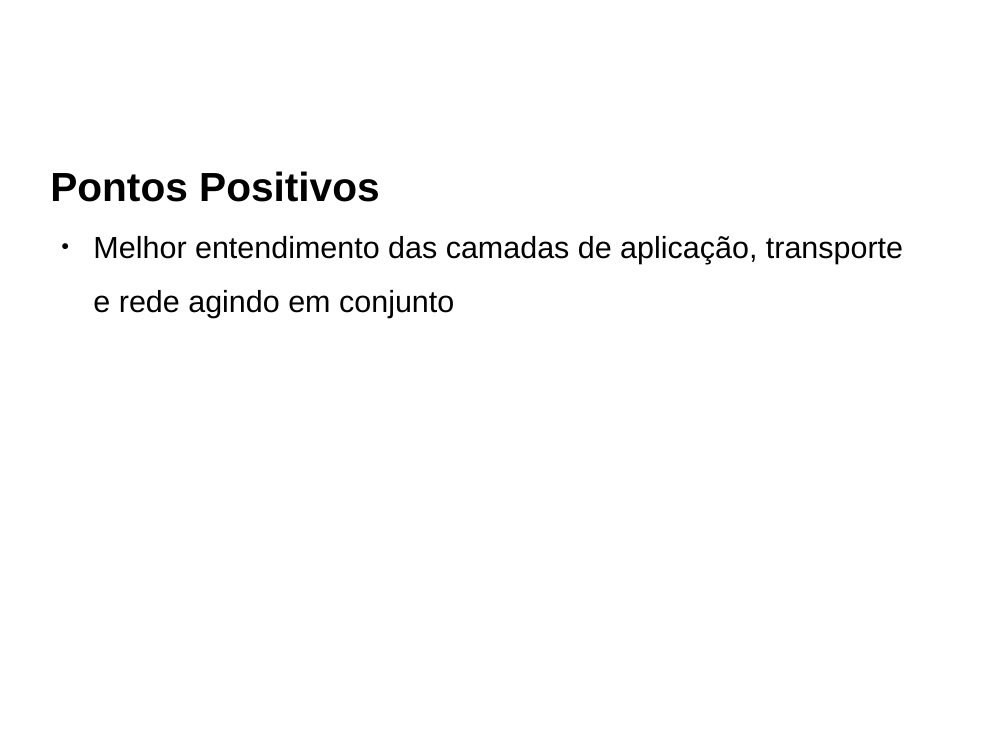
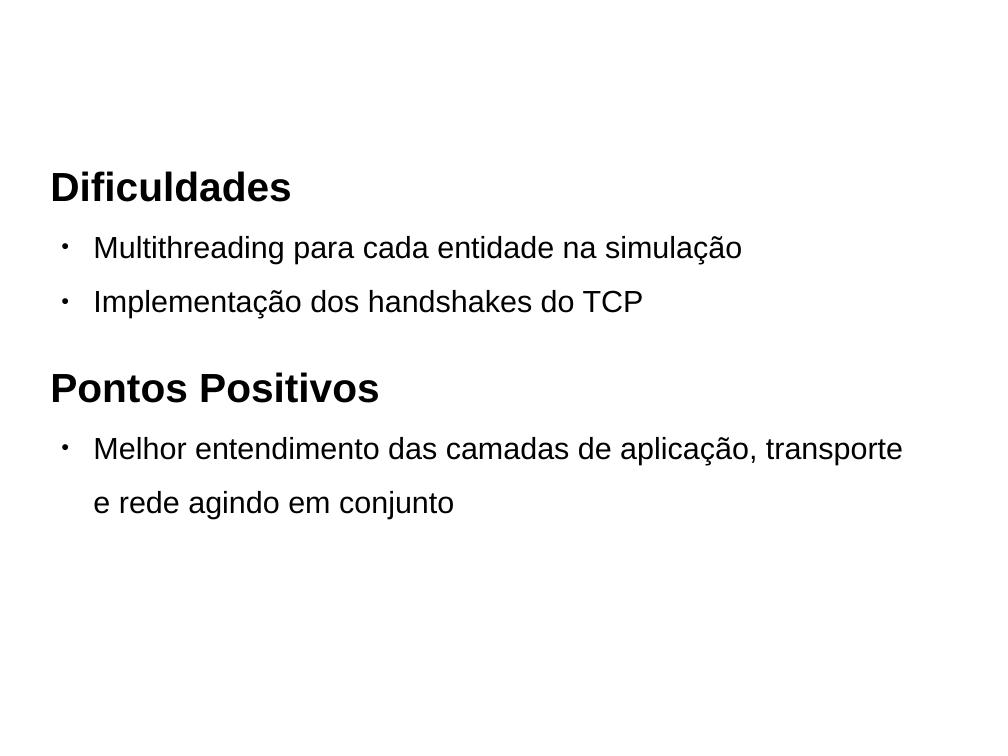
Before and after one commit to redes-2015/simula-rede, a slide deck: slide 9 of slides/slides.odp. Drawn at 1008x756 pixels with LibreOffice and Linux fonts; fonts in the diff are those of the drawing; background and template pictures are left out. Boxes give left, top, right and bottom in pixels: in the first picture for what was removed or moved away, otherwise in the second. Text is boxed around its words. In the diff, an @@ line names an element or a change of style, - is before the commit and + after.

Commit message:
Adicionado slide-capa
- Junção do slide de dificuldades com o dos pontos positivos

```diff
--- a/slides/slides.odp
+++ b/slides/slides.odp
@@ text added at <box>50,171,742,318</box>, 24 pt, text #000000 @@
+Dificuldades
+● Multithreading para cada entidade na simulação
+● Implementação dos handshakes do TCP
@@ text "Pontos Positivos": place and size @@
-text "Pontos Positivos" at <box>50,171,903,318</box>
+text "Pontos Positivos" at <box>50,372,903,519</box>
```
Also in this commit, not shown: 1 slide added, 1 slide removed.
